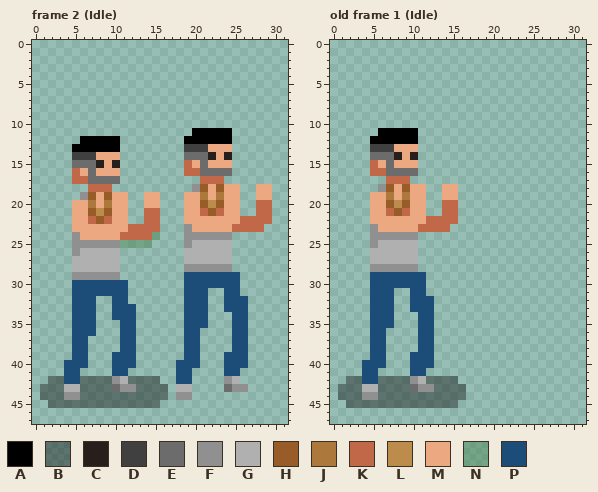
Pixel-art file: Arte/Ctangana_Full.aseprite. The picture above is the old version.
32x48 pixels, 16 frames. Colours within 5 levels of each other are drawn and written as one. Shown: frame 2 (Idle), old frame 1 (Idle). The commit also changed other frames, which this record leaves out.
Visible layers, top first: "Layer 6", "Layer 3 Copy" opacity 38%, "Layer 5", "Layer 4" opacity 40%.
Palette (. is transparent): A #000000  B #05040365  C #271f1b  D #404040  E #6c6c6c  F #909090  G #b0b0b0  H #985c28  J #ac783c  K #c06848  L #bc8c4c  M #eca880  N #407c4062  P #1c4c78
Pixels before, frame 2 (Idle), first column x 1:
11 ...................AAAAA.....
12 .....AAAAA........AAAAAA.....
13 ....AAAAAA........DDDMMM.....
14 ....DDDMMM........EEECMC.....
15 ....EEECMC........KMEMMM.....
16 ....KMEMMM........KKEEEE.....
17 ....KKEEEE..........KKK......
18 ......KKK..........FHMHMM..MM
19 .....FHMHMM..MM...MMJMJMM..MM
20 ....MMJMJMM..MM...MMHLHMM..KK
21 ....MMHLHMM..KK...MMKHKMM..KK
22 ....MMKHKMM..KK...MMMMMMMKKKK
23 ....MMMMMMMKKKK...FMMMMMKKKK.
24 ....FMMMMMKKKKN...FFFFFF.....
25 ....FFFFFFNNNN....FGGGGG.....
26 ....FGGGGG........GGGGGG.....
27 ....GGGGGG........GGGGGG.....
28 ....GGGGGG........FFFFFF.....
29 ....FFFFFF........PPPPPPP....
30 ....PPPPPPP.......PPPPPPP....
31 ....PPPPPPP.......PPP..PP....
32 ....PPP..PP.......PPP..PPP...
33 ....PPP..PPP......PPP..PPP...
34 ....PPP..PPP......PPP...PP...
35 ....PPP...PP......PPP...PP...
36 ....PPP...PP......PP....PP...
37 ....PP....PP......PP....PP...
38 ....PP....PP......PP....PP...
39 ....PP...PPP......PP...PPP...
40 ...PPP...PPP.....PPP...PPP...
41 ...PP....PP......PP....PP....
42 .BBPPBBBBFGBBBB..PP....FG....
43 BBBGGBBBBEFFBBBB.GG....EFF...
44 BBBFFBBBBBBBBBBB.FF..........
45 .BBBBBBBBBBBBBB..............
Pixels before, old frame 1 (Idle), first column x 1:
11 .....AAAAA......
12 ....AAAAAA......
13 ....DDDMMM......
14 ....EEECMC......
15 ....KMEMMM......
16 ....KKEEEE......
17 ......KKK.......
18 .....FHMHMM..MM.
19 ....MMJMJMM..MM.
20 ....MMHLHMM..KK.
21 ....MMKHKMM..KK.
22 ....MMMMMMMKKKK.
23 ....FMMMMMKKKK..
24 ....FFFFFF......
25 ....FGGGGG......
26 ....GGGGGG......
27 ....GGGGGG......
28 ....FFFFFF......
29 ....PPPPPPP.....
30 ....PPPPPPP.....
31 ....PPP..PP.....
32 ....PPP..PPP....
33 ....PPP..PPP....
34 ....PPP...PP....
35 ....PPP...PP....
36 ....PP....PP....
37 ....PP....PP....
38 ....PP....PP....
39 ....PP...PPP....
40 ...PPP...PPP....
41 ...PP....PP.....
42 .BBPPBBBBFGBBBB.
43 BBBGGBBBBEFFBBBB
44 BBBFFBBBBBBBBBBB
45 .BBBBBBBBBBBBBB.
The same view after the edit:
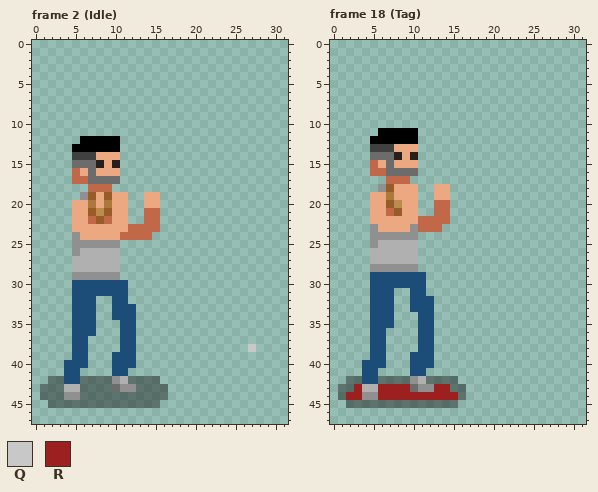
Colours new in this view: Q #c8c8c8  R #9c2020
A new or re-ordered frame is compared with the old frame closest to it.
Changes in this commit:
frames 16 -> 20
layer "Layer 3 Copy" now hidden
Frame 2 (Idle):
Colour Q is added in row 38 at x 27.
The edit erases colour A in row 11 at x 20 to 24; in row 12 at x 19 to 24.
The edit erases colour C in row 14 at x 22 and 24.
The edit erases colour D in row 13 at x 19 to 21.
The edit erases colour E in row 14 at x 19 to 21; in row 15 at x 21; in row 16 at x 21 to 24; in row 43 at x 24.
The edit erases colour F in row 18 at x 20; in row 23 at x 19; in row 24 at x 19 to 24; in row 25 at x 19; in row 28 at x 19 to 24; in row 42 at x 24.
The edit erases colour F in row 43 at x 25 to 26; in row 44 at x 18 to 19.
The edit erases colour G in row 25 at x 20 to 24; in rows 26 to 27 at x 19 to 24; in row 42 at x 25; in row 43 at x 18 to 19.
The edit erases colour H in row 18 at x 21 and 23; in row 20 at x 21 and 23; in row 21 at x 22.
The edit erases colour J in row 19 at x 21 and 23.
The edit erases colour K in row 15 at x 19; in row 16 at x 19 to 20; in row 17 at x 21 to 23; in row 20 at x 28 to 29; in row 21 at x 21, 23 and 28 to 29; in row 22 at x 26 to 29.
The edit erases colour K in row 23 at x 25 to 28.
The edit erases colour L in row 20 at x 22.
The edit erases colour M in row 13 at x 22 to 24; in row 14 at x 23; in row 15 at x 20 and 22 to 24; in row 18 at x 22, 24 to 25 and 28 to 29; in row 19 at x 19 to 20, 22, 24 to 25 and 28 to 29; in rows 20 to 21 at x 19 to 20 and 24 to 25.
The edit erases colour M in row 22 at x 19 to 25; in row 23 at x 20 to 24.
The edit erases colour N in row 24 at x 15; in row 25 at x 11 to 14.
The edit erases colour P in rows 29 to 30 at x 19 to 25; in row 31 at x 19 to 21 and 24 to 25; in rows 32 to 33 at x 19 to 21 and 24 to 26; in rows 34 to 35 at x 19 to 21 and 25 to 26; in rows 36 to 38 at x 19 to 20 and 25 to 26; in row 39 at x 19 to 20 and 24 to 26.
The edit erases colour P in row 40 at x 18 to 20 and 24 to 26; in row 41 at x 18 to 19 and 24 to 25; in row 42 at x 18 to 19.
Frame 18 (Tag) is new; against old frame 1 (Idle), layers "Layer 6", "Layer 5":
Colour F replaces colour M in row 23 at x 10.
Colour K is added in rows 20 to 21 at x 13.
Colour K replaces colour M in row 22 at x 11.
Colour M is added in rows 18 to 19 at x 13.
Colour M replaces colour H in row 18 at x 9; in row 20 at x 9.
Colour M replaces colour J in row 19 at x 9.
Colour M replaces colour K in row 21 at x 9.
Colour R replaces colour B in row 43 at x 3, 6 to 9 and 13 to 14; in row 44 at x 2 to 3 and 6 to 15.
The edit erases colour K in rows 20 to 22 at x 15; in row 23 at x 14.
The edit erases colour M in rows 18 to 19 at x 11 and 15; in rows 20 to 21 at x 11.
Pixel boxes of the changes (left, top, right, bottom) in both pictures:
changed: (120, 128, 272, 400)
changed: (402, 184, 458, 232)
changed: (346, 384, 458, 400)
